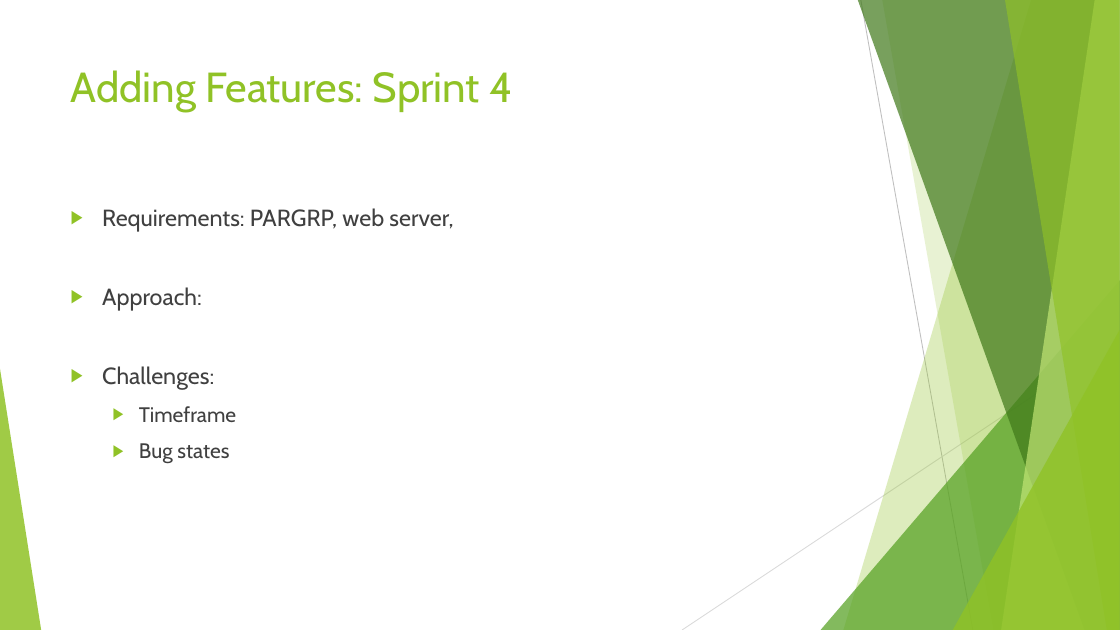
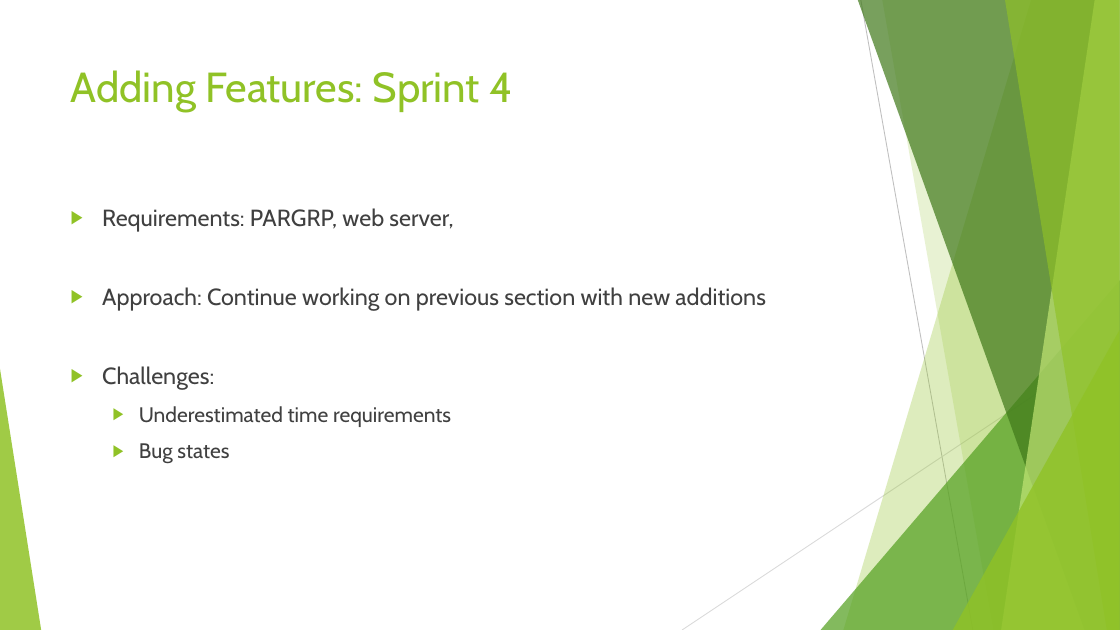
Before and after one commit to jamesonn/CS361_Final_Project, a slide deck: slide 8 of Chrono Timer v1.pptx. Drawn at 1120x630 pixels with LibreOffice and Linux fonts; fonts in the diff are those of the drawing. Boxes give left, top, right and bottom in pixels: in the first picture for what was removed or moved away, otherwise in the second. Text is boxed around its words. In the diff, an @@ line names an element or a change of style, - is before the commit and + after.

Commit message:
powerpoint

```diff
--- a/Chrono Timer v1.pptx
+++ b/Chrono Timer v1.pptx
@@ text at [102, 287, 765, 311]: text changed @@
-▶ Approach:
+▶ Approach: Continue working on previous section with new additions
@@ text at [139, 406, 451, 427]: text changed @@
-  ▶ Timeframe
+  ▶ Underestimated time requirements
```
Also in this commit, not shown: 2 other slides changed.
